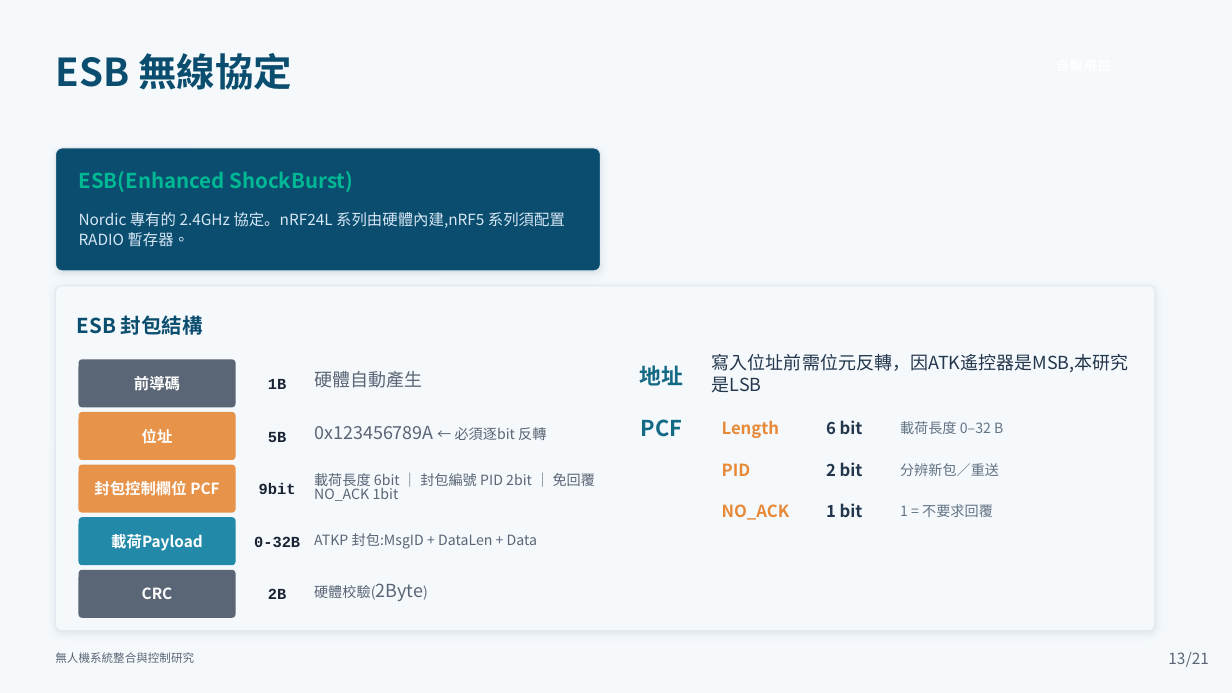
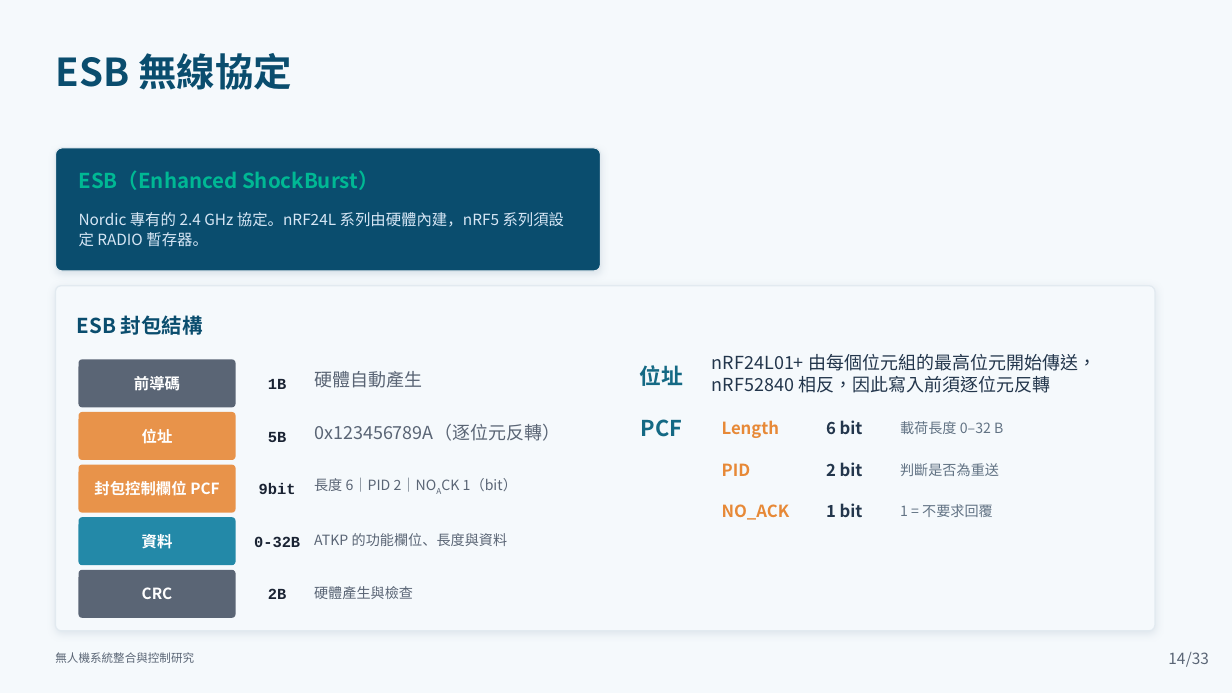
Before and after one commit to lingken1028/-, a slide deck: slide 14 of 無人機系統整合與控制研究_口試簡報 (2).pptx (slide 13 before the commit). Drawn at 1232x693 pixels with LibreOffice and Linux fonts; fonts in the diff are those of the drawing. Boxes give left, top, right and bottom in pixels: in the first picture for what was removed or moved away, otherwise in the second. Text is boxed around its words. In the diff, an @@ line names an element or a change of style, - is before the commit and + after.

```diff
--- a/無人機系統整合與控制研究_口試簡報 (2).pptx
+++ b/無人機系統整合與控制研究_口試簡報 (2).pptx
@@ text at box(79, 170, 379, 190): text changed @@
-ESB(Enhanced ShockBurst)
+ESB（Enhanced ShockBurst）
@@ text at box(79, 212, 565, 247): text changed @@
-Nordic 專有的 2.4GHz 協定。nRF24L 系列由硬體內建,nRF5 系列須配置 RADIO 暫存器。
+Nordic 專有的 2.4 GHz 協定。nRF24L 系列由硬體內建，nRF5 系列須設定 RADIO 暫存器。
@@ text at box(712, 354, 1096, 393): text changed @@
-寫入位址前需位元反轉，因ATK遙控器是MSB,本研究是LSB
+nRF24L01+ 由每個位元組的最高位元開始傳送，nRF52840 相反，因此寫入前須逐位元反轉
@@ text at box(640, 365, 684, 386): text changed @@
-地址
+位址
@@ text at box(314, 424, 560, 441): text changed @@
-0x123456789A ← 必須逐bit 反轉
+0x123456789A（逐位元反轉）
@@ text at box(314, 478, 517, 494): text changed @@
-載荷長度 6bit ｜ 封包編號 PID 2bit ｜ 免回覆 NO_ACK 1bit
+長度 6｜PID 2｜NOACK 1（bit）
@@ text at box(900, 463, 999, 476): text changed @@
-分辨新包／重送
+判斷是否為重送
@@ text at box(142, 534, 173, 549): text changed @@
-載荷Payload
+資料
@@ text at box(314, 533, 508, 546): text changed @@
-ATKP 封包:MsgID + DataLen + Data
+ATKP 的功能欄位、長度與資料
@@ text at box(314, 586, 413, 599): text changed @@
-硬體校驗(2Byte)
+硬體產生與檢查
@@ page number at box(1168, 652, 1185, 664): text changed @@
-13
+14
@@ text at box(1186, 652, 1209, 667): text changed @@
-/21
+/33
```
Also in this commit, not shown: 23 other slides changed, 29 slides added, 18 slides removed.
